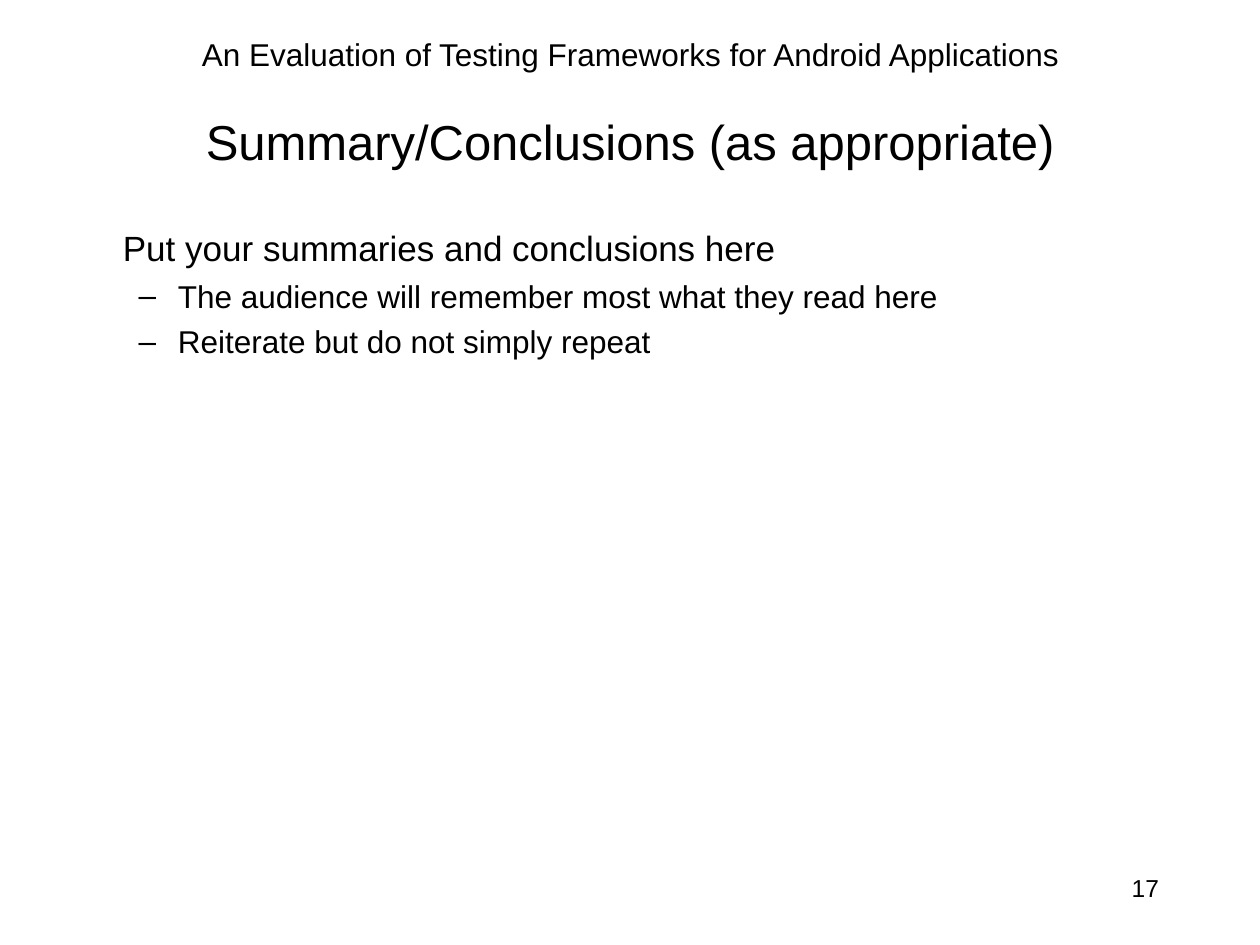
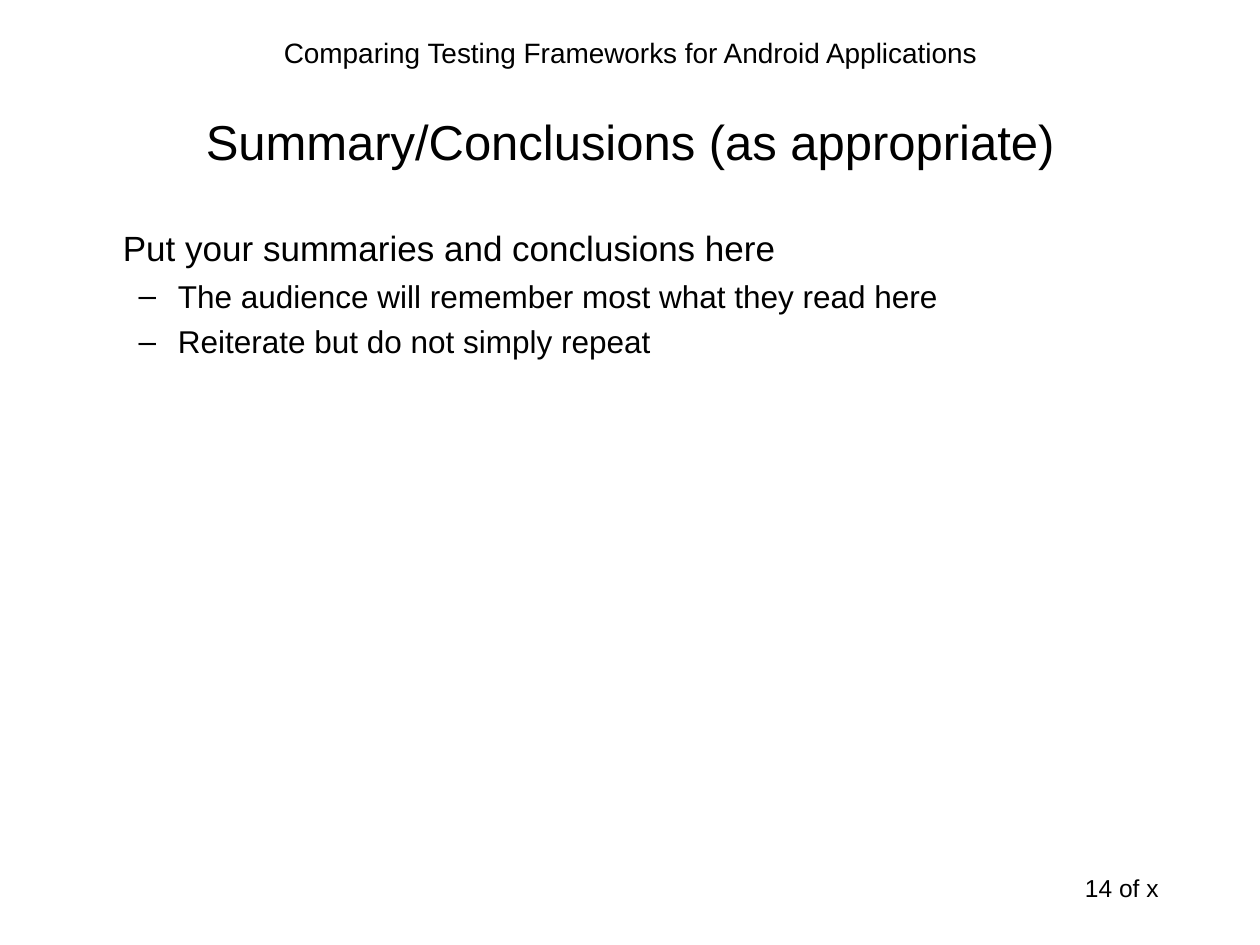
Before and after one commit to sahiljain/tpm, a slide deck: slide 14 of s44jain_tpm.ppt (slide 17 before the commit). Drawn at 1260x945 pixels with LibreOffice and Linux fonts; fonts in the diff are those of the drawing. Boxes give left, top, right and bottom in pixels: in the first picture for what was removed or moved away, otherwise in the second. Text is boxed around its words. In the diff, an @@ line names an element or a change of style, - is before the commit and + after.

```diff
--- a/s44jain_tpm.ppt
+++ b/s44jain_tpm.ppt
@@ text at bbox=[284, 42, 976, 68]: text changed; size 18 to 16 pt @@
-An Evaluation of Testing Frameworks for Android Applications
+Comparing Testing Frameworks for Android Applications
@@ page number added at bbox=[1085, 879, 1158, 898], 14 pt, text #000000 @@
+14 of x
@@ page number removed at bbox=[1132, 880, 1159, 897] @@
-17
```
Also in this commit, not shown: 2 other slides changed, 13 slides added, 15 slides removed.
